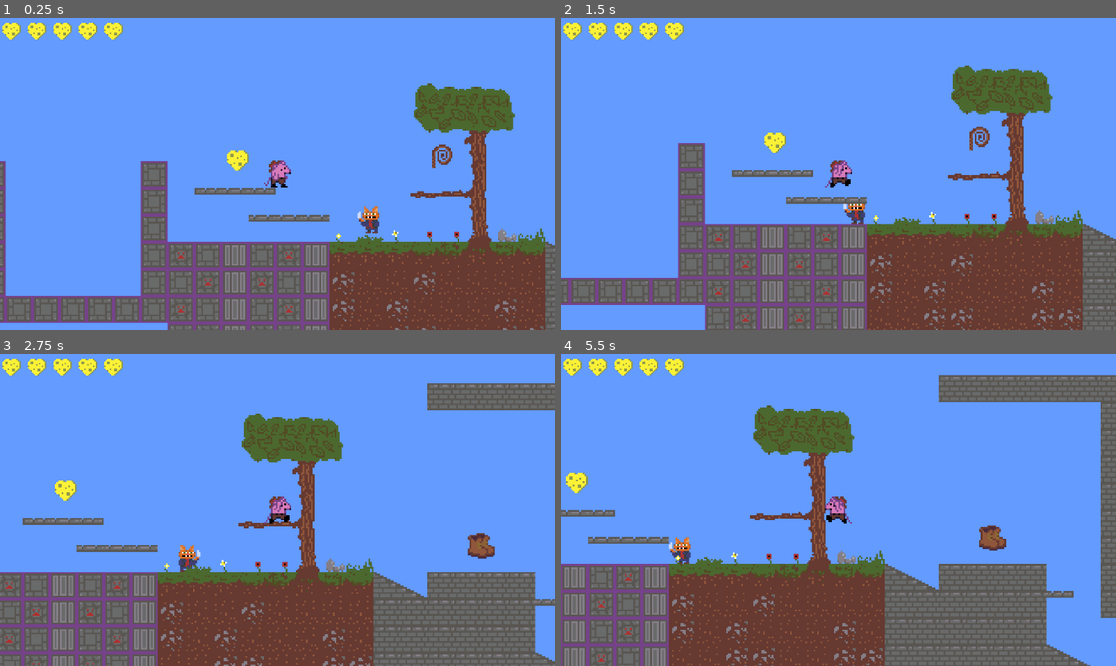
Above: before the commit, frames 1-4 (two rows, left to right).
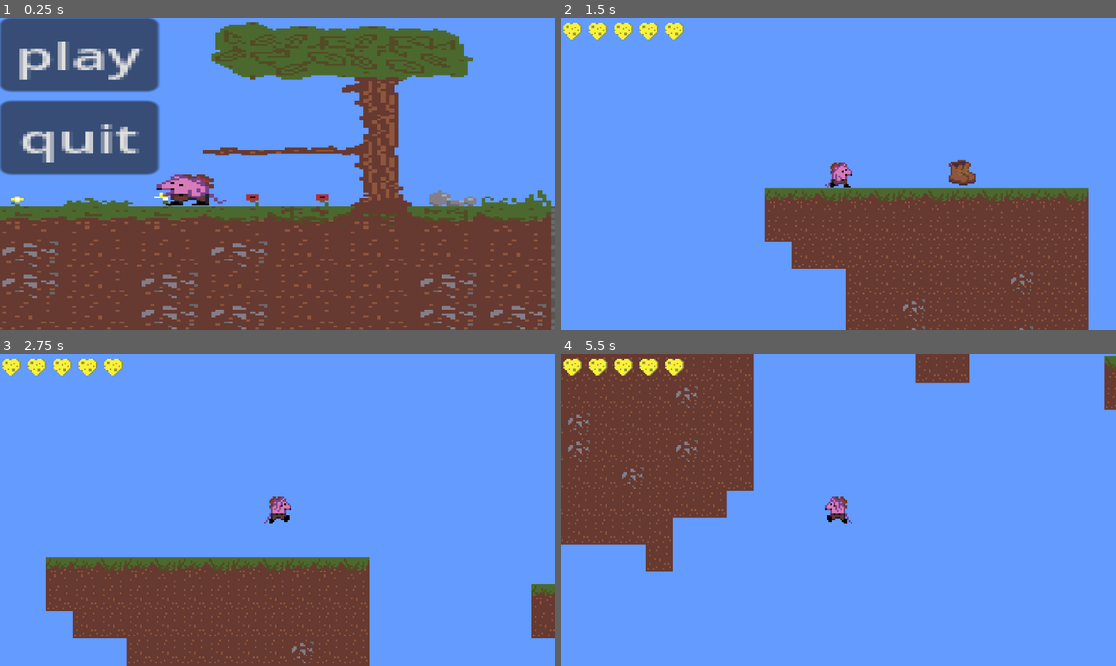
Above: after the commit, the same moments.

Repository: jyee0012/CMPT230-Game
Game: Godot game, scene res://Assets/Scenes/Levels/mainmenu.tscn
Same seed, same stepped clock (60 frames per second), same inputs: the game is played once before the commit and once after it. Before the commit the project starts from res://Assets/Scenes/Levels/testlevel.tscn.
Inputs (mouse positions are in pixels of both pictures, inside the frame that each line leads up to):
- Up to frame 1 (0.25 s): no input
- Up to frame 2 (1.5 s): click (638, 55) at 0.5 s, where only the run after the commit has a clickable "play"; hold Right (right) from 1.28 s (still down); tap X (attack) at 1.35 s
- Up to frame 3 (2.75 s): keep holding Right (right); tap Space (jump) at 1.52, 2.27 s; tap Shift (dash) at 2.1 s
- Up to frame 4 (5.5 s): release Right (right) at 2.78 s; hold Left (left) 2.78-3.53 s; tap A (grapple) at 2.85, 5.1 s; hold Right (right) 3.53-5.03 s; tap X (attack) at 3.6 s; tap Space (jump) at 3.77, 4.52, 5.27 s; tap Shift (dash) at 4.35 s; hold Left (left) from 5.03 s (still down)

The runs differ from the first frame. In frame 1, 61% of the frame differs, in the area x 0-100%, y 0-100%; in frame 2, 30%; in frame 3, 30%; in frame 4, 58%.

Commit message:
basic main menu

Diff:
--- /dev/null
+++ b/cmpt230-game/Assets/Scenes/Levels/mainmenu.gd
@@ -0,0 +1,10 @@
+extends Control
+
+
+
+func _on_play_pressed() -> void:
+	get_tree().change_scene_to_file("res://Assets/Scenes/Levels/new_scene.tscn")
+
+
+func _on_quit_pressed() -> void:
+	get_tree().quit()
--- a/cmpt230-game/Assets/Scenes/Levels/mainmenu.tscn
+++ b/cmpt230-game/Assets/Scenes/Levels/mainmenu.tscn
@@ -1,66 +1,45 @@
-[gd_scene load_steps=2 format=3 uid="uid://b5tgwo4wxqrup"]
+[gd_scene load_steps=3 format=3 uid="uid://b5tgwo4wxqrup"]
 
-[ext_resource type="Texture2D" uid="uid://bpxawmpppa8do" path="res://Assets/Sprites/MenuBackground.png" id="1_cjmfn"]
+[ext_resource type="Script" path="res://Assets/Scenes/Levels/mainmenu.gd" id="1_kmmtg"]
+[ext_resource type="Texture2D" uid="uid://c6qapmlleycqv" path="res://Assets/Sprites/menu.png" id="2_iy5l7"]
 
-[node name="Control" type="Control"]
+[node name="menu" type="Control"]
 layout_mode = 3
 anchors_preset = 15
 anchor_right = 1.0
 anchor_bottom = 1.0
 grow_horizontal = 2
 grow_vertical = 2
+script = ExtResource("1_kmmtg")
 
-[node name="Menu" type="NinePatchRect" parent="."]
+[node name="TextureRect" type="TextureRect" parent="."]
 layout_mode = 1
-anchors_preset = 8
-anchor_left = 0.5
-anchor_top = 0.5
-anchor_right = 0.5
-anchor_bottom = 0.5
-offset_left = -175.0
-offset_top = -200.0
-offset_right = 175.0
-offset_bottom = 200.0
+anchors_preset = 15
+anchor_right = 1.0
+anchor_bottom = 1.0
 grow_horizontal = 2
 grow_vertical = 2
-texture = ExtResource("1_cjmfn")
-patch_margin_left = 3
-patch_margin_top = 3
-patch_margin_right = 3
-patch_margin_bottom = 3
+texture = ExtResource("2_iy5l7")
 
-[node name="VBoxContainer" type="VBoxContainer" parent="Menu"]
+[node name="NinePatchRect" type="NinePatchRect" parent="."]
 layout_mode = 1
-anchors_preset = 8
-anchor_left = 0.5
-anchor_top = 0.5
-anchor_right = 0.5
-anchor_bottom = 0.5
-offset_left = -20.5
-offset_top = -33.0
-offset_right = 20.5
-offset_bottom = 33.0
-grow_horizontal = 2
-grow_vertical = 2
-scale = Vector2(1.01125, 0.950552)
-theme_override_constants/separation = 4
+scale = Vector2(13.0727, 10.5109)
 
-[node name="MenuButton" type="MenuButton" parent="Menu/VBoxContainer"]
+[node name="VBoxContainer" type="VBoxContainer" parent="NinePatchRect"]
+layout_mode = 1
+offset_right = 41.0
+offset_bottom = 66.0
+scale = Vector2(0.613879, 0.468205)
+
+[node name="play" type="Button" parent="NinePatchRect/VBoxContainer"]
+z_index = 1
 layout_mode = 2
-text = "Play"
+text = "play"
 
-[node name="MenuButton2" type="MenuButton" parent="Menu/VBoxContainer"]
+[node name="quit" type="Button" parent="NinePatchRect/VBoxContainer"]
+z_index = 1
 layout_mode = 2
-text = "Play"
+text = "quit"
 
-[node name="MenuButton3" type="MenuButton" parent="Menu/VBoxContainer"]
-layout_mode = 2
-text = "Play"
-
-[node name="MenuButton4" type="MenuButton" parent="Menu/VBoxContainer"]
-layout_mode = 2
-text = "Play"
-
-[node name="MenuButton5" type="MenuButton" parent="Menu/VBoxContainer"]
-layout_mode = 2
-text = "Play"
+[connection signal="pressed" from="NinePatchRect/VBoxContainer/play" to="." method="_on_play_pressed"]
+[connection signal="pressed" from="NinePatchRect/VBoxContainer/quit" to="." method="_on_quit_pressed"]
--- a/cmpt230-game/Assets/Scenes/Levels/new_scene.tscn
+++ b/cmpt230-game/Assets/Scenes/Levels/new_scene.tscn
@@ -49,9 +49,11 @@
 
 [node name="Control2" type="Control" parent="Player"]
 layout_mode = 3
-anchors_preset = 0
-offset_right = 40.0
-offset_bottom = 40.0
+anchors_preset = 15
+anchor_right = 1.0
+anchor_bottom = 1.0
+grow_horizontal = 2
+grow_vertical = 2
 
 [node name="Environment" type="Node" parent="."]
 
--- a/cmpt230-game/project.godot
+++ b/cmpt230-game/project.godot
@@ -11,7 +11,7 @@
 [application]
 
 config/name="CMPT230-Game"
-run/main_scene="res://Assets/Scenes/Levels/testlevel.tscn"
+run/main_scene="res://Assets/Scenes/Levels/mainmenu.tscn"
 config/features=PackedStringArray("4.3", "Forward Plus")
 config/icon="res://icon.svg"
 
Binary file added: cmpt230-game/Assets/Sprites/menu.png
Not shown, added: cmpt230-game/Assets/Sprites/menu.png.import
